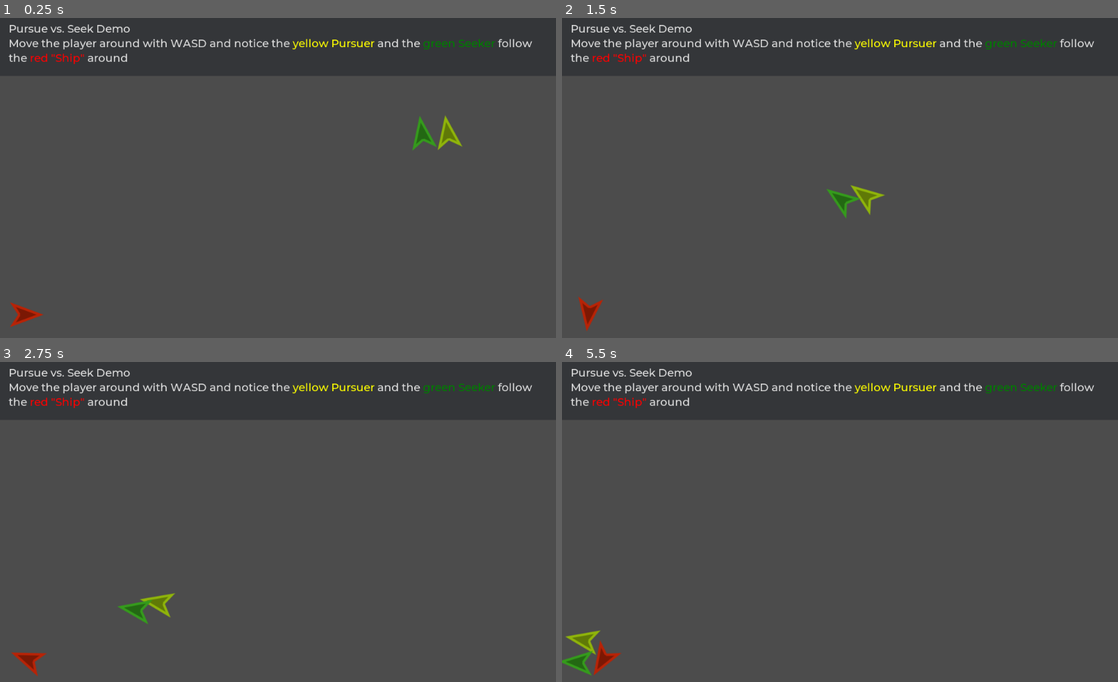
Above: before the commit, frames 1-4 (two rows, left to right).
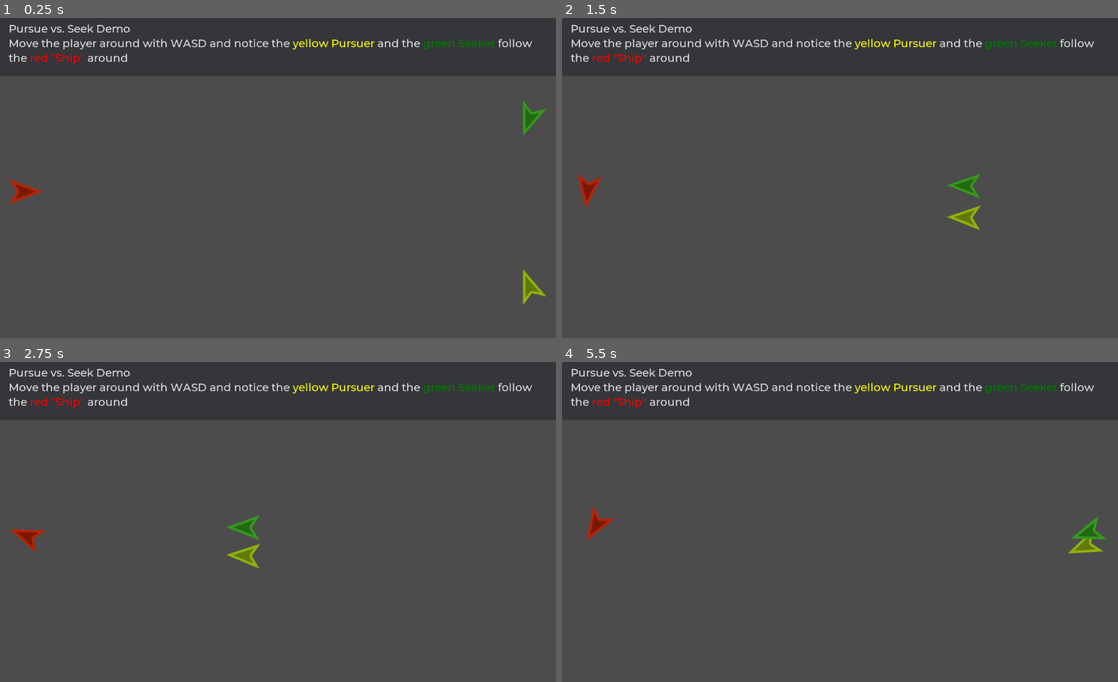
Above: after the commit, the same moments.

Repository: GDQuest/godot-steering-ai-framework
Game: Godot game, scene res://demos/PursueSeek/PursueVSSeekDemo.tscn
Same seed, same stepped clock (60 frames per second), same inputs: the game is played once before the commit and once after it. The project has no main scene, so this scene is started directly.
Inputs (mouse positions are in pixels of both pictures, inside the frame that each line leads up to):
- Up to frame 1 (0.25 s): no input
- Up to frame 2 (1.5 s): move the mouse to (962, 158) at 0.52 s; hold D (sf_right) 0.53-1.25 s; click (962, 158) at 0.67 s; drag from (728, 190) to (812, 242) at 1.27 s
- Up to frame 3 (2.75 s): move the mouse to (333, 448) at 2.02 s; hold D (sf_right) from 2.03 s (still down)
- Up to frame 4 (5.5 s): release D (sf_right) at 2.75 s; drag from (812, 586) to (673, 470) at 2.77 s; move the mouse to (1006, 566) at 3.52 s; hold A (sf_left) 3.53-4.25 s; drag from (673, 470) to (756, 438) at 4.27 s; move the mouse to (867, 518) at 5.02 s; hold S (sf_down) from 5.03 s (still down); click (867, 518) at 5.17 s

The runs differ from the first frame. In frame 1, 1.2% of the frame differs, in the area x 1-99%, y 25-97%; in frame 2, 1.1%; in frame 3, 1.1%; in frame 4, 1.1%.

Commit message:
Improved how the AI looks in Pursue VS Seek demo
They were looking kind of floaty, moving not like spaceships but like
they were on ice. Now they travel along their orientation, towards
where the player is/will be.

Diff:
--- a/project/demos/PursueSeek/PursueVSSeekDemo.tscn
+++ b/project/demos/PursueSeek/PursueVSSeekDemo.tscn
@@ -14,12 +14,13 @@
 }
 linear_speed_max = 240.0
 linear_accel_max = 40.0
+predict_time = 1.1
 
 [node name="BoundaryManager" type="Node2D" parent="."]
 script = ExtResource( 3 )
 
 [node name="Player" type="KinematicBody2D" parent="BoundaryManager"]
-position = Vector2( 49.2031, 556.936 )
+position = Vector2( 47.3369, 329.724 )
 rotation = 1.5708
 collision_mask = 2
 script = ExtResource( 2 )
@@ -34,7 +35,7 @@
 texture = ExtResource( 6 )
 
 [node name="Pursuer" type="KinematicBody2D" parent="BoundaryManager"]
-position = Vector2( 868.495, 200 )
+position = Vector2( 980, 550 )
 collision_layer = 2
 script = ExtResource( 1 )
 
@@ -46,7 +47,8 @@
 texture = ExtResource( 6 )
 
 [node name="Seeker" type="KinematicBody2D" parent="BoundaryManager"]
-position = Vector2( 821.24, 200 )
+position = Vector2( 980, 150 )
+rotation = 3.14159
 collision_layer = 2
 script = ExtResource( 1 )
 use_seek = true
--- a/project/demos/PursueSeek/Pursuer.gd
+++ b/project/demos/PursueSeek/Pursuer.gd
@@ -11,6 +11,7 @@
 var _linear_drag_coefficient := 0.025
 var _angular_velocity := 0.0
 var _angular_drag := 0.1
+var _direction_face := GSTAgentLocation.new()
 
 onready var agent := GSTSteeringAgent.new()
 onready var accel := GSTTargetAcceleration.new()
@@ -24,6 +25,10 @@
 func _physics_process(delta: float) -> void:
 	_update_agent()
 
+	accel = _behavior.calculate_steering(accel)
+
+	_direction_face.position = agent.position + accel.linear.normalized()
+
 	accel = _orient_behavior.calculate_steering(accel)
 	_angular_velocity += accel.angular
 
@@ -35,8 +40,7 @@
 
 	rotation += _angular_velocity * delta
 
-	accel = _behavior.calculate_steering(accel)
-	_linear_velocity += Vector2(accel.linear.x, accel.linear.y)
+	_linear_velocity += GSTUtils.angle_to_vector2(rotation) * -agent.linear_acceleration_max
 	_linear_velocity = _linear_velocity.clamped(agent.linear_speed_max)
 	_linear_velocity = _linear_velocity.linear_interpolate(Vector2.ZERO, _linear_drag_coefficient)
 	_linear_velocity = move_and_slide(_linear_velocity)
@@ -48,12 +52,12 @@
 	else:
 		_behavior = GSTPursue.new(agent, player_agent, predict_time)
 
-	_orient_behavior = GSTLookWhereYouGo.new(agent)
-	_orient_behavior.alignment_tolerance = 0.001
-	_orient_behavior.deceleration_radius = PI/2
+	_orient_behavior = GSTFace.new(agent, _direction_face)
+	_orient_behavior.alignment_tolerance = deg2rad(5)
+	_orient_behavior.deceleration_radius = deg2rad(5)
 
-	agent.angular_acceleration_max = deg2rad(10)
-	agent.angular_speed_max = deg2rad(45)
+	agent.angular_acceleration_max = deg2rad(40)
+	agent.angular_speed_max = deg2rad(90)
 	agent.linear_acceleration_max = linear_accel_max
 	agent.linear_speed_max = linear_speed_max
 
--- a/project/demos/Quickstart/Player.gd
+++ b/project/demos/Quickstart/Player.gd
@@ -39,7 +39,7 @@
 
 	var movement := get_movement()
 
-	direction = Vector2(sin(-rotation), cos(rotation))
+	direction = GSTUtils.angle_to_vector2(rotation)
 
 	velocity += direction * acceleration_max * movement
 	velocity = velocity.clamped(speed_max)
--- a/project/src/Behaviors/GSTFace.gd
+++ b/project/src/Behaviors/GSTFace.gd
@@ -16,7 +16,7 @@
 		acceleration.set_zero()
 		return acceleration
 	else:
-		var orientation = GSTUtils.vector_to_angle(to_target)
+		var orientation = GSTUtils.vector3_to_angle(to_target)
 		return _match_orientation(acceleration, orientation)
 
 
--- a/project/src/Behaviors/GSTLookWhereYouGo.gd
+++ b/project/src/Behaviors/GSTLookWhereYouGo.gd
@@ -12,5 +12,5 @@
 		accel.set_zero()
 		return accel
 	else:
-		var orientation := GSTUtils.vector_to_angle(agent.linear_velocity)
+		var orientation := GSTUtils.vector3_to_angle(agent.linear_velocity)
 		return _match_orientation(accel, orientation)
--- a/project/src/GSTPath.gd
+++ b/project/src/GSTPath.gd
@@ -13,6 +13,7 @@
 
 var _nearest_point_on_segment: Vector3
 var _nearest_point_on_path: Vector3
+
 
 func _init(waypoints: Array, open := false) -> void:
 	self.open = open
--- a/project/src/GSTUtils.gd
+++ b/project/src/GSTUtils.gd
@@ -15,5 +15,13 @@
 #
 # This assumes orientation for 2D agents or 3D agents that are upright and
 # rotate around the Y axis.
-static func vector_to_angle(vector: Vector3) -> float:
+static func vector3_to_angle(vector: Vector3) -> float:
 	return atan2(vector.x, -vector.y)
+
+
+# Returns a directional vector from the given orientation angle.
+#
+# This assumes orientation for 2D agents or 3D agents that are upright and
+# rotate around the Y axis.
+static func angle_to_vector2(angle: float) -> Vector2:
+	return Vector2(sin(-angle), cos(angle))
